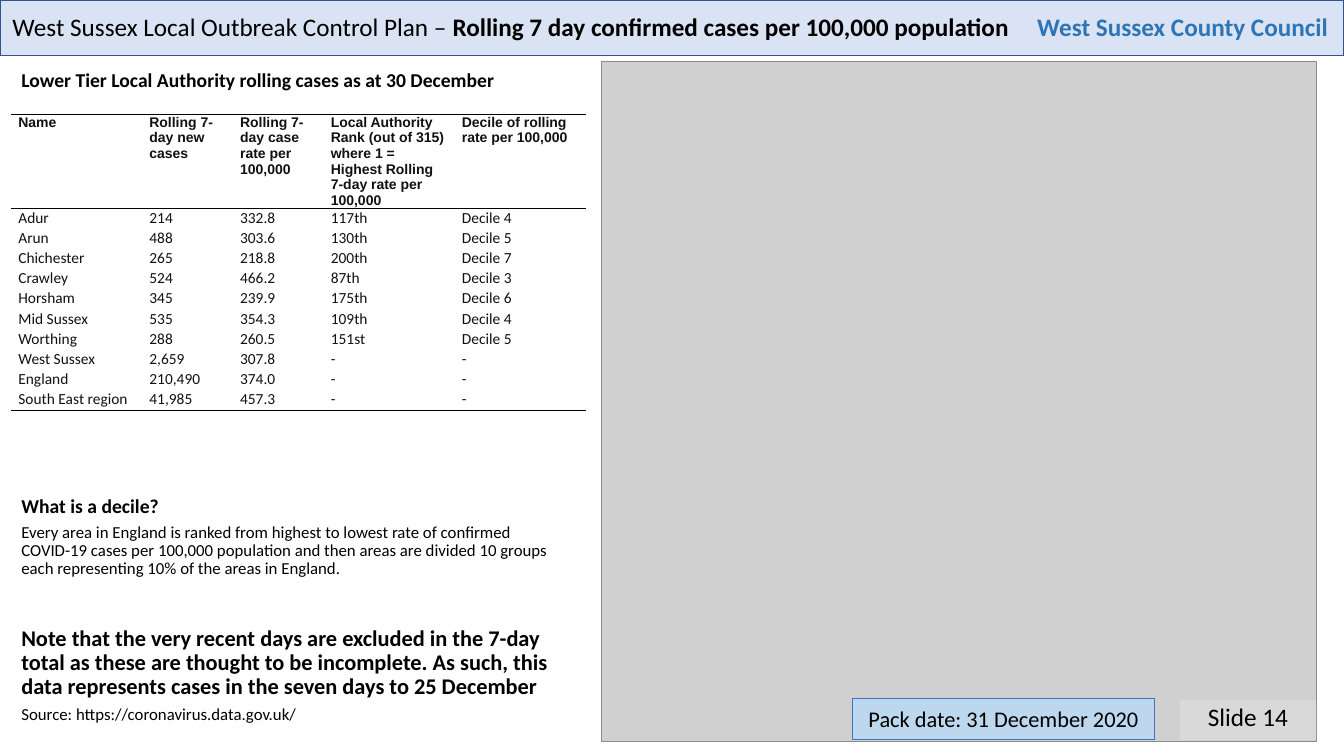
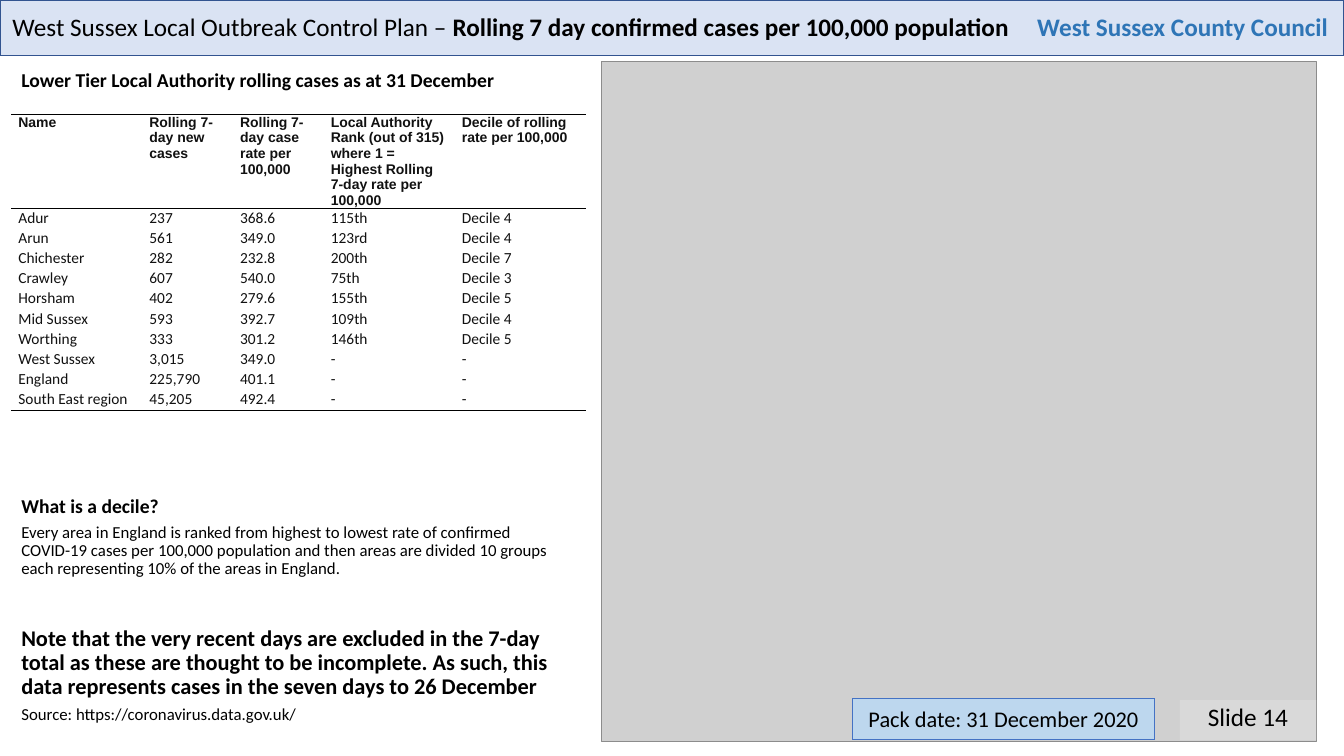
Before and after one commit to psychty/wsx_covid_datapack_public, a slide deck: slide 14 of Latest_West_Sussex_C19_slide_deck.pptx. Drawn at 1344x756 pixels with LibreOffice and Linux fonts; fonts in the diff are those of the drawing; grey boxes stand for pictures. Boxes give left, top, right and bottom in pixels: in the first picture for what was removed or moved away, otherwise in the second. Text is boxed around its words. In the diff, an @@ line names an element or a change of style, - is before the commit and + after.

```diff
--- a/Latest_West_Sussex_C19_slide_deck.pptx
+++ b/Latest_West_Sussex_C19_slide_deck.pptx
@@ text at [21,73,494,91]: text changed @@
-Lower Tier Local Authority rolling cases as at 30 December
+Lower Tier Local Authority rolling cases as at 31 December
@@ table at [11,115,586,411] @@
-row 2: Adur | 214 | 332.8 | 117th | Decile 4
+row 2: Adur | 237 | 368.6 | 115th | Decile 4
-row 3: Arun | 488 | 303.6 | 130th | Decile 5
+row 3: Arun | 561 | 349.0 | 123rd | Decile 4
-row 4, column 2: 265
+row 4, column 2: 282
-row 4, column 3: 218.8
+row 4, column 3: 232.8
-row 5: Crawley | 524 | 466.2 | 87th | Decile 3
+row 5: Crawley | 607 | 540.0 | 75th | Decile 3
-row 6: Horsham | 345 | 239.9 | 175th | Decile 6
+row 6: Horsham | 402 | 279.6 | 155th | Decile 5
-row 7, column 2: 535
+row 7, column 2: 593
-row 7, column 3: 354.3
+row 7, column 3: 392.7
-row 8: Worthing | 288 | 260.5 | 151st | Decile 5
+row 8: Worthing | 333 | 301.2 | 146th | Decile 5
-row 9, column 2: 2,659
+row 9, column 2: 3,015
-row 9, column 3: 307.8
+row 9, column 3: 349.0
-row 10, column 2: 210,490
+row 10, column 2: 225,790
-row 10, column 3: 374.0
+row 10, column 3: 401.1
-row 11, column 2: 41,985
+row 11, column 2: 45,205
-row 11, column 3: 457.3
+row 11, column 3: 492.4
@@ text at [21,630,547,698]: text changed @@
-Note that the very recent days are excluded in the 7-day total as these are thought to be incomplete. As such, this data represents cases in the seven days to 25 December
+Note that the very recent days are excluded in the 7-day total as these are thought to be incomplete. As such, this data represents cases in the seven days to 26 December
```
Also in this commit, not shown: 4 other slides changed, 49 other files.
